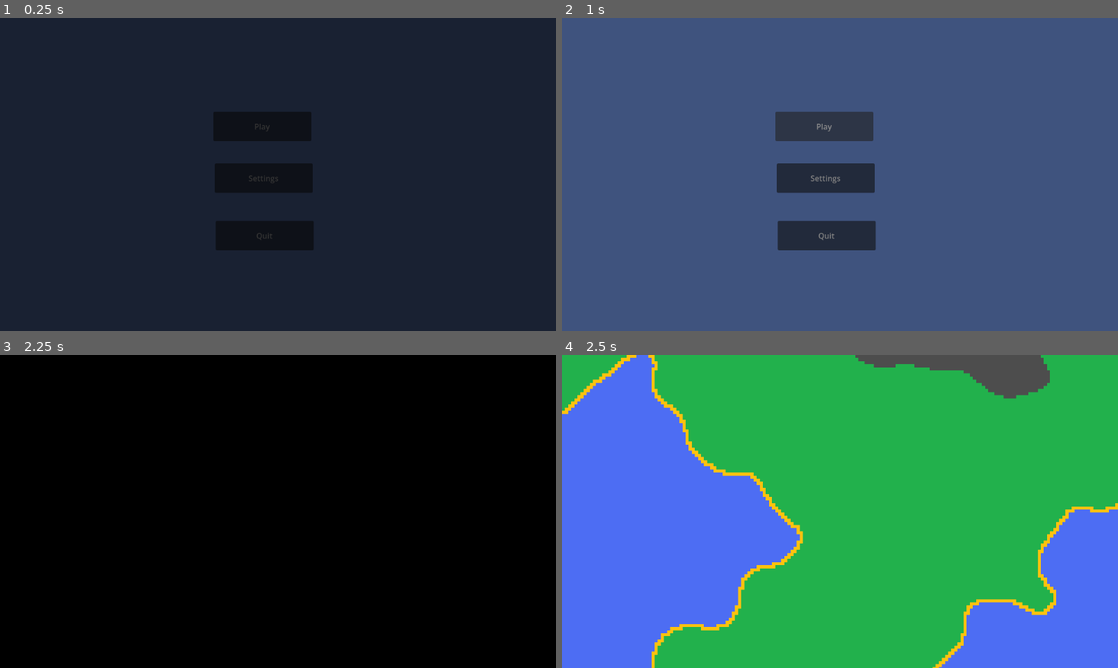
Above: before the commit, frames 1-4 (two rows, left to right).
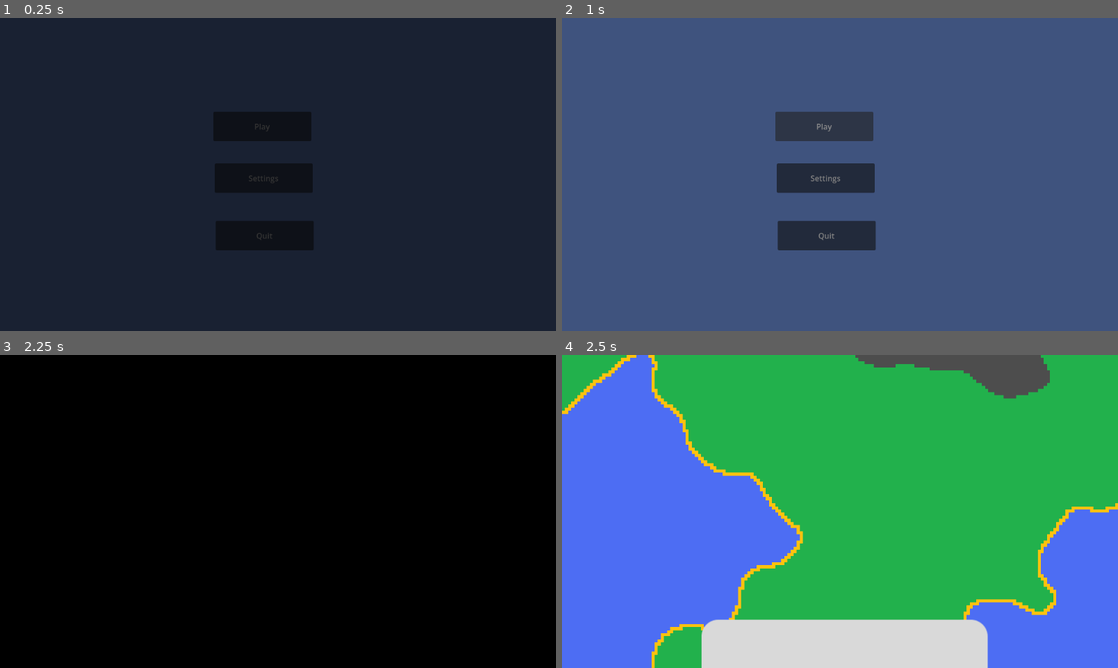
Above: after the commit, the same moments.

Repository: Nils1024/restock
Game: Godot game, scene res://assets/scenes/menus/main_menu.tscn
The game is run twice, just before and just after one commit, with the same random seed, the same clock (stepped at 60 frames per second) and the same inputs.
Inputs (mouse positions are in pixels of both pictures, inside the frame that each line leads up to):
- Up to frame 1 (0.25 s): no input
- Up to frame 2 (1 s): click "Play" at 0.5 s
- Up to frame 3 (2.25 s): click "Play" at 1.25 s; tap Enter at 2 s; move the mouse to (400, 495) at 2.02 s; hold Right from 2.03 s (still down); click (400, 495) at 2.1 s
- Up to frame 4 (2.5 s): keep holding Right

Frames 1-3 are identical in both runs. In frame 4, 8.0% of the frame differs, in the area x 25-77%, y 84-100%.

Commit message:
Added a half rounded rectangle for the gui and some input validation for the game

Diff:
--- a/assets/scenes/util/ui/shop.tscn
+++ b/assets/scenes/util/ui/shop.tscn
@@ -1,4 +1,6 @@
 [gd_scene format=3 uid="uid://bcj7gu0f5ydo3"]
+
+[ext_resource type="Texture2D" uid="uid://cbbmd5hhsuh0x" path="res://assets/images/Rectangle 1.png" id="1_2nivp"]
 
 [node name="Control" type="Control" unique_id=1565931954]
 layout_mode = 3
@@ -8,11 +10,10 @@
 grow_horizontal = 2
 grow_vertical = 2
 
-[node name="VBoxContainer" type="VBoxContainer" parent="." unique_id=831967111]
+[node name="TextureRect" type="TextureRect" parent="." unique_id=1900435686]
 layout_mode = 0
-offset_right = 160.0
-offset_bottom = 71.0
-alignment = 2
-
-[node name="TextureRect" type="ColorRect" parent="VBoxContainer" unique_id=926321419]
-layout_mode = 2
+offset_left = 288.0
+offset_top = 545.0
+offset_right = 880.946
+offset_bottom = 648.0
+texture = ExtResource("1_2nivp")
--- a/assets/scripts/game.gd
+++ b/assets/scripts/game.gd
@@ -67,3 +67,11 @@
 # Called every frame. 'delta' is the elapsed time since the previous frame.
 func _process(delta: float) -> void:
 	pass
+
+# TODO: Look at the DDA/Bresenham algorithm
+func _input(event: InputEvent) -> void:
+	if Input.is_action_just_pressed("click"):
+		var mouse_pos = get_global_mouse_position()
+
+		var cell = $TileMapLayer.local_to_map($TileMapLayer.to_local(mouse_pos))
+		print("Clicked:", cell)
--- a/project.godot
+++ b/project.godot
@@ -28,6 +28,14 @@
 
 enabled=PackedStringArray("res://addons/godot_super-wakatime/plugin.cfg")
 
+[input]
+
+click={
+"deadzone": 0.2,
+"events": [Object(InputEventMouseButton,"resource_local_to_scene":false,"resource_name":"","device":-1,"window_id":0,"alt_pressed":false,"shift_pressed":false,"ctrl_pressed":false,"meta_pressed":false,"button_mask":0,"position":Vector2(0, 0),"global_position":Vector2(0, 0),"factor":1.0,"button_index":1,"canceled":false,"pressed":false,"double_click":false,"script":null)
+]
+}
+
 [internationalization]
 
 locale/translations=PackedStringArray("res://assets/localization/game.de.translation", "res://assets/localization/game.en.translation")
Binary file added: assets/images/Rectangle 1.png
Not shown, added: assets/images/Rectangle 1.png.import
